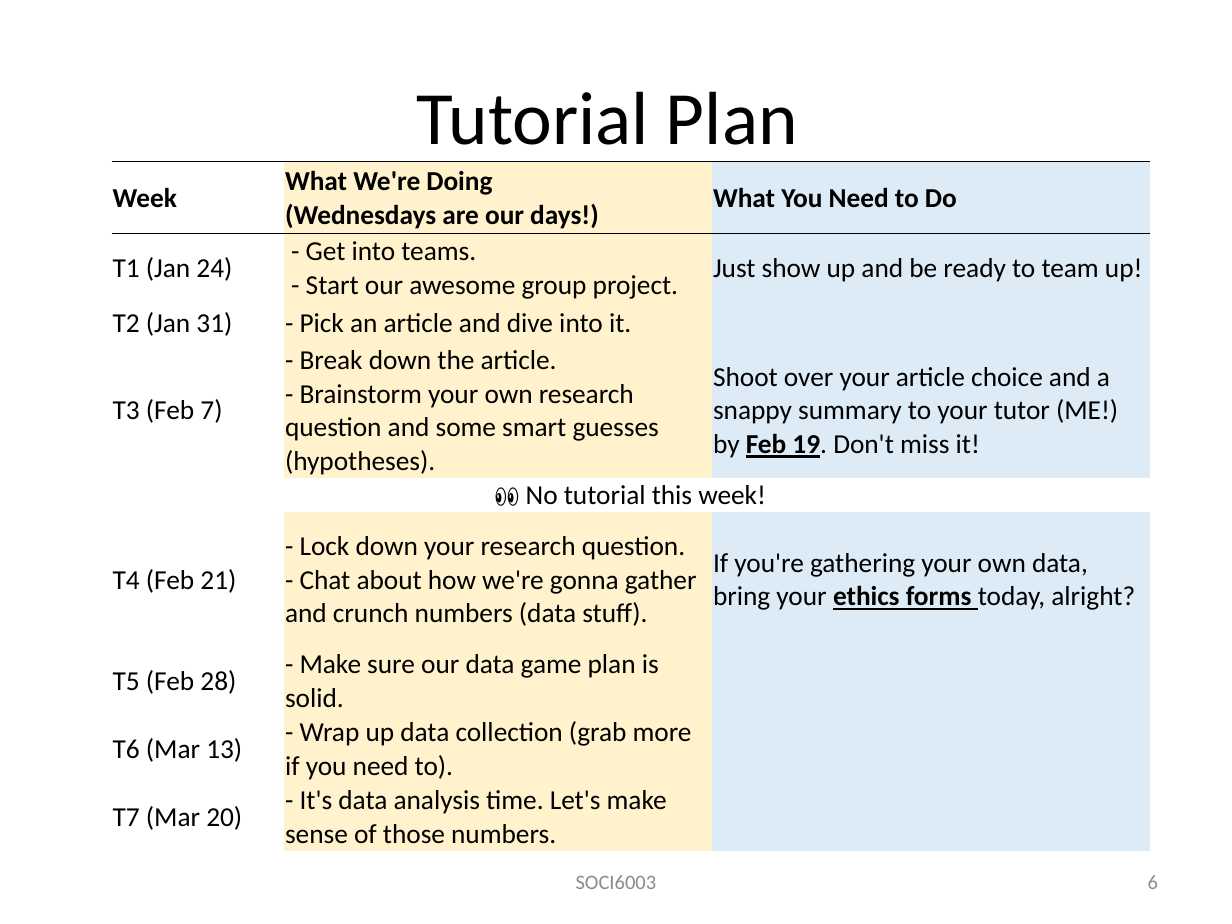
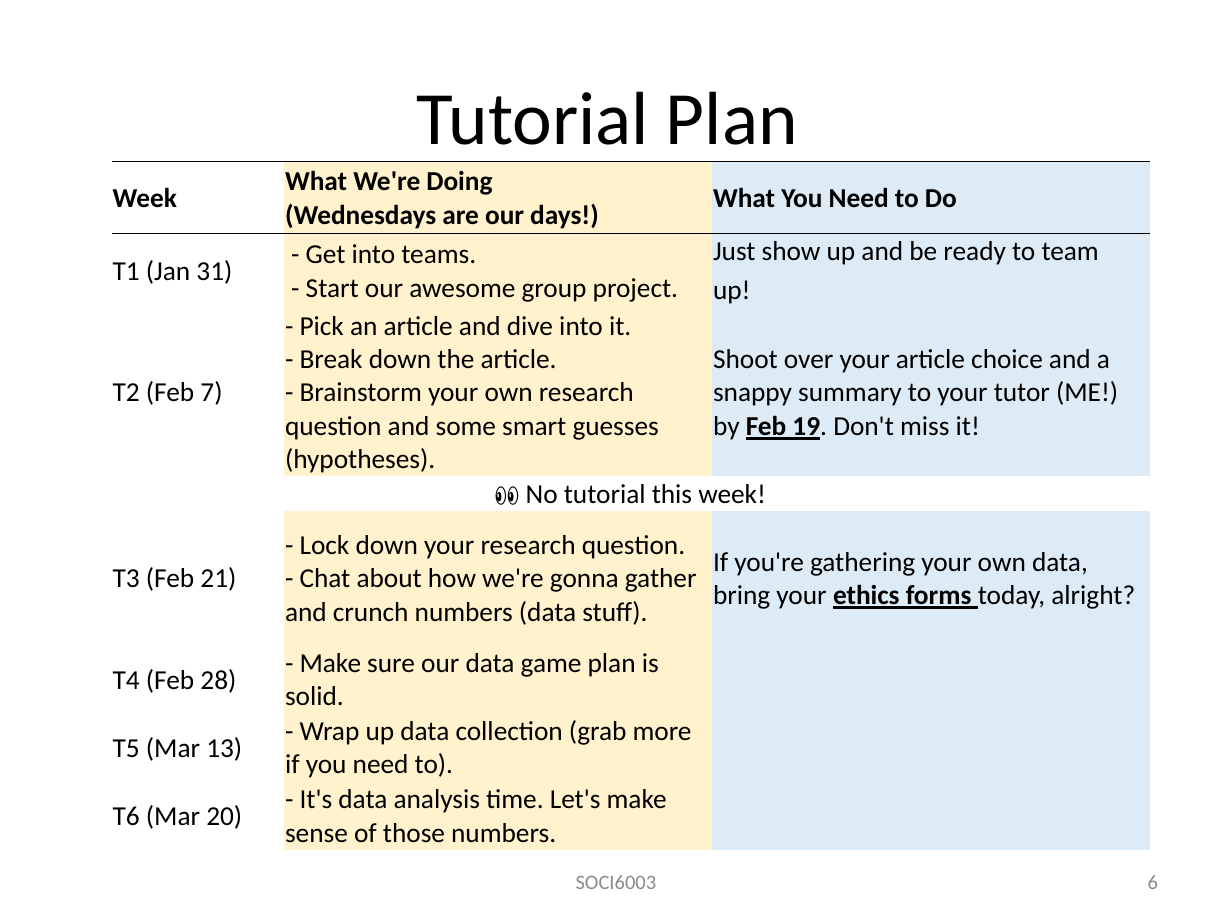
Before and after one commit to wanyingling/SOCI2010-Education-and-Society, a slide deck: slide 6 of SOCI2010 Tutorial 1.pptx. Drawn at 1232x924 pixels with LibreOffice and Linux fonts; fonts in the diff are those of the drawing. Boxes give left, top, right and bottom in pixels: in the first picture for what was removed or moved away, otherwise in the second. Text is boxed around its words. In the diff, an @@ line names an element or a change of style, - is before the commit and + after.

```diff
--- a/SOCI2010 Tutorial 1.pptx
+++ b/SOCI2010 Tutorial 1.pptx
@@ table at (x1=112, y1=161, x2=1149, y2=847) @@
-row 2: T1 (Jan 24) | - Get into teams. - Start our awesome group project. | Just show up and be ready to team up!
-row 3: T2 (Jan 31) | - Pick an article and dive into it. | 
-row 4: T3 (Feb 7) | - Break down the article. - Brainstorm your own research question and some smart guesses (hypotheses). | Shoot over your article choice and a snappy summary to your tutor (ME!) by Feb 19. Don't miss it!
+row 2: T1 (Jan 31) | - Get into teams. - Start our awesome group project. | Just show up and be ready to team up!
+row 3: T2 (Feb 7) | - Pick an article and dive into it. / - Break down the article. - Brainstorm your own research question and some smart guesses (hypotheses). | Shoot over your article choice and a snappy summary to your tutor (ME!) by Feb 19. Don't miss it!
-row 5, column 1: T4 (Feb 21)
+row 5, column 1: T3 (Feb 21)
-row 6, column 1: T5 (Feb 28)
+row 6, column 1: T4 (Feb 28)
-row 7, column 1: T6 (Mar 13)
+row 7, column 1: T5 (Mar 13)
-row 8, column 1: T7 (Mar 20)
+row 8, column 1: T6 (Mar 20)
```
Also in this commit, not shown: 4 other slides changed.
